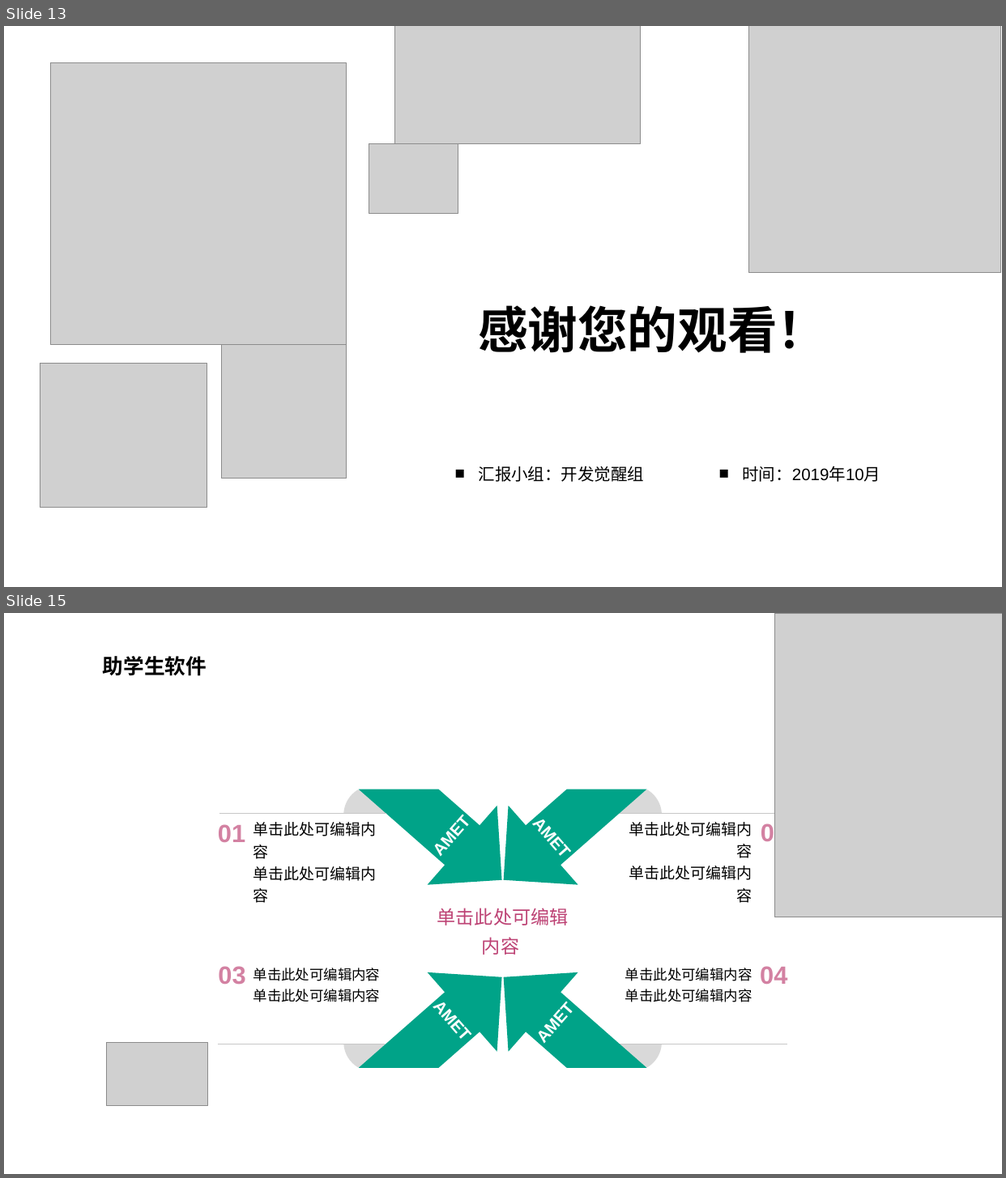
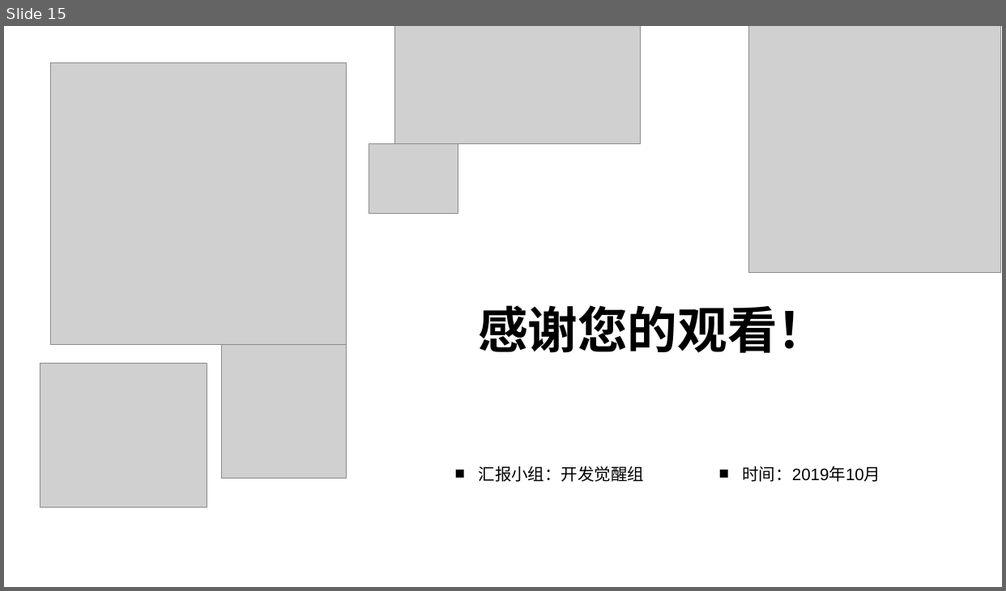
Before and after one commit to SoftwareDevelopmentPractice/DevolopingDocuments, a slide deck: 项目文档/需求分析.pptx. Shown one above the other, each under a label of ours: slides 13 and 15 before the commit, slide 15 after it; the slides between them are not shown. The pictures are 1006x1178 and 1006x591 pixels, drawn with LibreOffice and Linux fonts; fonts in the diff are those of the drawing; grey boxes stand for pictures; background and template pictures are left out. Boxes give left, top, right and bottom in pixels: in the first picture for what was removed or moved away, otherwise in the second. Text is boxed around its words. In the diff, an @@ line names an element or a change of style, - is before the commit and + after.

```diff
--- a/项目文档/需求分析.pptx
+++ b/项目文档/需求分析.pptx
@@ slide 15 removed at <box>4,613,1002,1174</box>, background picture (left out) @@
@@ picture removed at <box>775,613,1002,917</box> @@
@@ text removed at <box>103,656,206,676</box> @@
-助学生软件
@@ freeform shape removed at <box>341,730,537,919</box> @@
-AMET
@@ freeform shape removed at <box>469,730,665,919</box> @@
-AMET
@@ freeform shape removed at <box>344,790,405,813</box> @@
@@ line removed from (368, 790) to (469, 881) @@
@@ line removed from (637, 790) to (537, 881) @@
@@ freeform shape removed at <box>601,790,662,813</box> @@
@@ text removed at <box>218,824,245,842</box> @@
-01
@@ line removed from (219, 813) to (386, 813) @@
@@ text removed at <box>253,822,377,903</box> @@
-单击此处可编辑内容
-单击此处可编辑内容
@@ line removed from (620, 813) to (787, 813) @@
@@ text removed at <box>629,822,752,903</box> @@
-单击此处可编辑内容
-单击此处可编辑内容
@@ text removed at <box>761,821,788,845</box> @@
-02
@@ text removed at <box>437,908,569,955</box> @@
-单击此处可编辑内容
@@ freeform shape removed at <box>341,938,537,1127</box> @@
-AMET
@@ freeform shape removed at <box>469,938,665,1127</box> @@
-AMET
@@ text removed at <box>218,966,245,985</box> @@
-03
@@ text removed at <box>253,968,381,1003</box> @@
-单击此处可编辑内容
-单击此处可编辑内容
@@ line removed from (368, 1067) to (469, 977) @@
@@ line removed from (632, 1067) to (537, 977) @@
@@ text removed at <box>625,968,752,1003</box> @@
-单击此处可编辑内容
-单击此处可编辑内容
@@ text removed at <box>760,966,787,984</box> @@
-04
@@ picture removed at <box>107,1043,208,1106</box> @@
@@ line removed from (217, 1044) to (385, 1044) @@
@@ freeform shape removed at <box>344,1044,405,1067</box> @@
@@ freeform shape removed at <box>601,1044,662,1067</box> @@
@@ line removed from (620, 1044) to (787, 1044) @@
@@ what was slide 13 is now slide 15 @@
```
Also in this commit, not shown: 2 slides added, 11 other slides removed.
